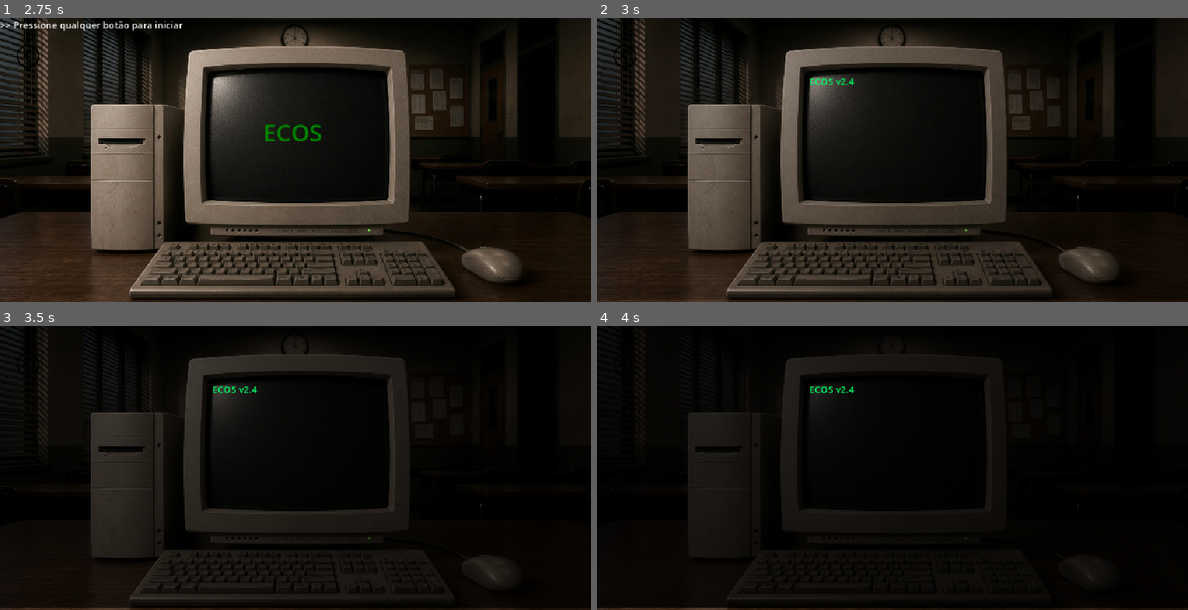
Above: before the commit, frames 1-4 (two rows, left to right).
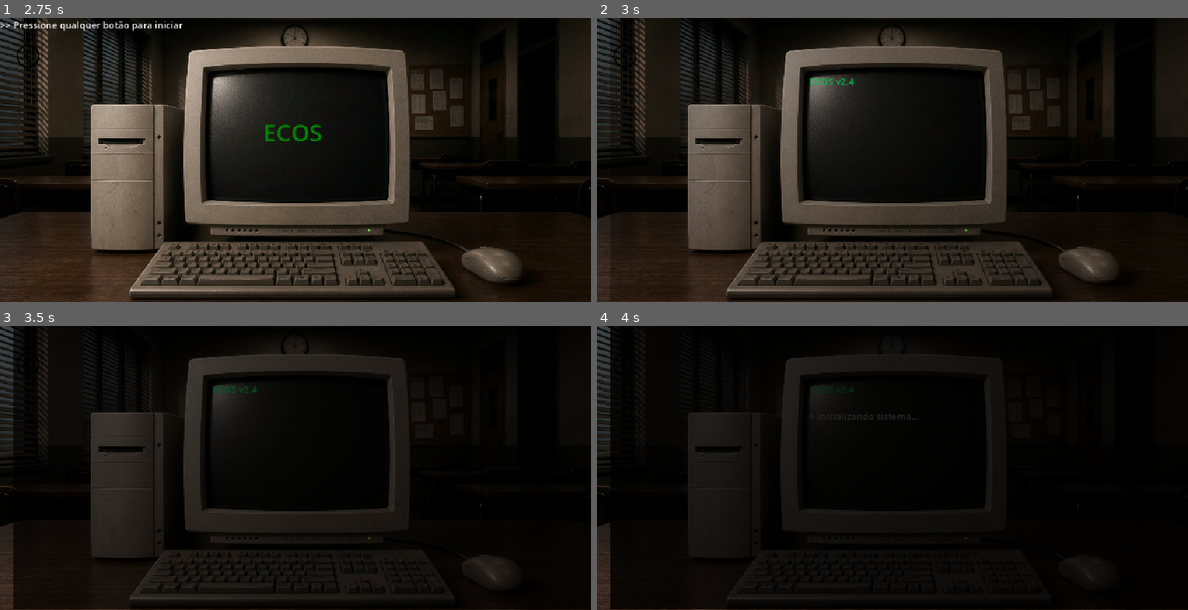
Above: after the commit, the same moments.

Repository: gustavoalcobaca/PIBIC-2026-ENEM
Game: Godot game, scene res://Cenas/telainicial.tscn
Same seed, same stepped clock (60 frames per second), same inputs: the game is played once before the commit and once after it.
Inputs (mouse positions are in pixels of both pictures, inside the frame that each line leads up to):
- Up to frame 1 (2.75 s): click (271, 233) at 0.5 s; tap Enter (ui_accept) at 1.25, 1.52, 2.27 s; move the mouse to (425, 145) at 1.27 s; click (425, 145) at 1.42 s; move the mouse to (177, 174) at 2.02 s; click (177, 174) at 2.17 s
- Up to frame 2 (3 s): click (626, 54) at 2.75 s
- Up to frame 3 (3.5 s): no input
- Up to frame 4 (4 s): move the mouse to (951, 405) at 3.52 s; click (951, 405) at 3.67 s

Frame 1 is identical in both runs. In frame 2, less than 0.1% of the frame differs, in the area x 36-44%, y 21-24%; in frame 3, 1.4%; in frame 4, 1.8%, in the area x 0-100%, y 0-100%.

Commit message:
MINI BETA 0.4
Pequenas alterações.

Diff:
--- a/Cenas/computador.tscn
+++ b/Cenas/computador.tscn
@@ -75,15 +75,6 @@
 ignore_texture_size = true
 stretch_mode = 5
 
-[node name="Fade" type="ColorRect" parent="." unique_id=2094264043]
-layout_mode = 0
-offset_left = -1.0
-offset_top = -4.0
-offset_right = 1015.0
-offset_bottom = 484.0
-mouse_filter = 2
-color = Color(0, 0, 0, 0)
-
 [node name="AnimationPlayer" type="AnimationPlayer" parent="." unique_id=1751666158]
 libraries/ = SubResource("AnimationLibrary_phbud")
 
@@ -139,29 +130,29 @@
 [node name="1ano" type="Button" parent="Boot/EscolhaSerie" unique_id=418447846]
 layout_mode = 0
 offset_left = 395.0
-offset_top = 144.0
+offset_top = 272.0
 offset_right = 454.0
-offset_bottom = 175.0
+offset_bottom = 303.0
 theme_override_colors/font_color = Color(0.2901961, 0.95686275, 0.13333334, 1)
 theme_override_fonts/font = SubResource("SystemFont_a6iff")
 text = "1° ano"
 
 [node name="2ano" type="Button" parent="Boot/EscolhaSerie" unique_id=1707678829]
 layout_mode = 0
-offset_left = 395.0
-offset_top = 182.0
-offset_right = 454.0
-offset_bottom = 213.0
+offset_left = 476.0
+offset_top = 272.0
+offset_right = 535.0
+offset_bottom = 303.0
 theme_override_colors/font_color = Color(0.2901961, 0.95686275, 0.13333334, 1)
 theme_override_fonts/font = SubResource("SystemFont_7xylp")
 text = "2° Ano"
 
 [node name="3ano" type="Button" parent="Boot/EscolhaSerie" unique_id=587750840]
 layout_mode = 0
-offset_left = 395.0
-offset_top = 221.0
-offset_right = 454.0
-offset_bottom = 252.0
+offset_left = 555.0
+offset_top = 275.0
+offset_right = 614.0
+offset_bottom = 306.0
 theme_override_colors/font_color = Color(0.2901961, 0.95686275, 0.13333334, 1)
 theme_override_fonts/font = SubResource("SystemFont_phbud")
 text = "3° Ano"
@@ -180,6 +171,15 @@
 offset_right = 565.0
 offset_bottom = 164.0
 
+[node name="Fade" type="ColorRect" parent="." unique_id=2094264043]
+layout_mode = 0
+offset_left = 22.0
+offset_top = -2.0
+offset_right = 1038.0
+offset_bottom = 486.0
+mouse_filter = 2
+color = Color(0, 0, 0, 0)
+
 [connection signal="text_submitted" from="Boot/NomeOperador" to="." method="_on_nome_operador_text_submitted"]
 [connection signal="pressed" from="Boot/EscolhaSerie/1ano" to="." method="_on_1ano_pressed"]
 [connection signal="pressed" from="Boot/EscolhaSerie/2ano" to="." method="_on_2ano_pressed"]
--- a/Script/computador.gd
+++ b/Script/computador.gd
@@ -8,7 +8,7 @@
 @onready var nome_input = $Boot/NomeOperador
 
 
-var esperando_nome := false
+#var esperando_nome := false
 var nome_operador := ""
 var boot_finalizado := false
 var serie := ""
@@ -63,7 +63,7 @@
 
 	get_tree().change_scene_to_file("res://Cenas/telainicial.tscn")
 
-func escrever_linha(texto: String, tempo: float = 3.0):
+func escrever_linha(texto: String, tempo: float = 0.5):
 	terminal.append_text(texto + "\n")
 
 	# Espera um frame para o RichTextLabel atualizar
@@ -73,13 +73,13 @@
 
 	await get_tree().create_timer(tempo).timeout
 
-func ok(tempo: float = 0.5):
+func ok(tempo: float = 0.3):
 	await escrever_linha("[color=#00FF66]OK[/color]", tempo)
 
-func erro(tempo: float = 0.7):
+func erro(tempo: float = 1.5):
 	await escrever_linha("[color=#FF3B30]ERRO[/color]", tempo)
 
-func falha(tempo: float = 0.9):
+func falha(tempo: float = 1.5):
 	await escrever_linha("[color=#FFA500]FALHA[/color]", tempo)
 
 func aviso(texto: String, tempo: float = 1.0):
@@ -91,7 +91,7 @@
 func sistema(texto: String, tempo: float = 1.0):
 	await escrever_linha("[color=#00FF66]" + texto + "[/color]", tempo)
 
-func comando(texto: String, tempo: float = 3.0):
+func comando(texto: String, tempo: float = 0.9):
 	await escrever_linha("[color=#D0D0D0]" + texto + "[/color]", tempo)
 
 
@@ -116,17 +116,21 @@
 		return
 
 	nome_operador = texto
+	DadosOperador.nome = texto
+
 	nome_input.visible = false
 
 	await comando("> Registrando operador...")
 	await ok(0.5)
 	await comando("> Operador registrado com sucesso.")
 	await info("> Bem-vindo, " + nome_operador + ".")
-
-	clique.text = ">> Clique para continuar <<"
-	clique.visible = true
-
-	boot_finalizado = true
+	await comando(">Selecione sua série.")
+	await escrever_linha("")
+	await escrever_linha("")
+
+
+
+	clique.visible = false
 
 	$Boot/EscolhaSerie.visible = true
 
@@ -134,7 +138,7 @@
 
 	terminal.clear()
 
-	await sistema("ECOS v2.4", 0.7)
+	await sistema("ECOS v2.4", 0.6)
 	await escrever_linha("")
 
 	await comando("> Inicializando sistema...")
@@ -152,10 +156,10 @@
 	await comando("> Verificando arquivos...")
 	await ok()
 
-	await comando("> Arquivo corrompido encontrado...")
+	await comando("> Arquivo corrompido encontrado...", 1.0)
 	await erro()
 
-	await comando("> Tentando restaurar...")
+	await comando("> Tentando restaurar...", 1.0)
 	await falha()
 
 	await comando("> Aguardando operador...")
@@ -173,13 +177,58 @@
 
 
 func _on_1ano_pressed():
+
 	serie = "1º Ano"
-	$Boot/EscolhaSerie.visible = false # Replace with function body.
+	DadosOperador.serie = serie
+	$Boot/EscolhaSerie.visible = false
+
+	await comando("> Registrando série...")
+	await ok()
+
+	await comando("> Série selecionada: " + serie)
+
+	await comando("> Operador autenticado.")
+	await ok()
+
+	clique.text = ">> Clique para continuar <<"
+	clique.visible = true
+
+	boot_finalizado = true # Replace with function body.
 
 func _on_2ano_pressed():
+
 	serie = "2º Ano"
-	$Boot/EscolhaSerie.visible = false # Replace with function body.
+	DadosOperador.serie = serie
+	$Boot/EscolhaSerie.visible = false
+
+	await comando("> Registrando série...")
+	await ok()
+
+	await comando("> Série selecionada: " + serie)
+
+	await comando("> Operador autenticado.")
+	await ok()
+
+	clique.text = ">> Clique para continuar <<"
+	clique.visible = true
+
+	boot_finalizado = true # Replace with function body.
 
 func _on_3ano_pressed():
+
 	serie = "3º Ano"
-	$Boot/EscolhaSerie.visible = false # Replace with function body.
+	DadosOperador.serie = serie
+	$Boot/EscolhaSerie.visible = false
+
+	await comando("> Registrando série...")
+	await ok()
+
+	await comando("> Série selecionada: " + serie)
+
+	await comando("> Operador autenticado.")
+	await ok()
+
+	clique.text = ">> Clique para continuar <<"
+	clique.visible = true
+
+	boot_finalizado = true # Replace with function body.
--- /dev/null
+++ b/Script/dados_operador.gd
@@ -0,0 +1,21 @@
+extends Node
+
+# Dados do operador
+var nome := ""
+var serie := ""
+var materia := ""
+
+# Perfil
+var ansiedade := false
+
+# Progresso
+var moedas := 0
+var estrelas := 0
+
+# Salas
+var fisica_concluida := false
+var quimica_concluida := false
+var biologia_concluida := false
+
+# Desbloqueios
+var biologia_desbloqueada := false
--- a/project.godot
+++ b/project.godot
@@ -13,6 +13,10 @@
 config/name="PIBIC 2026"
 run/main_scene="res://Cenas/telainicial.tscn"
 config/features=PackedStringArray("4.6", "GL Compatibility")
+
+[autoload]
+
+DadosOperador="*uid://de8q3ehc3y8tr"
 
 [display]
 
Not shown, added: Script/dados_operador.gd.uid
